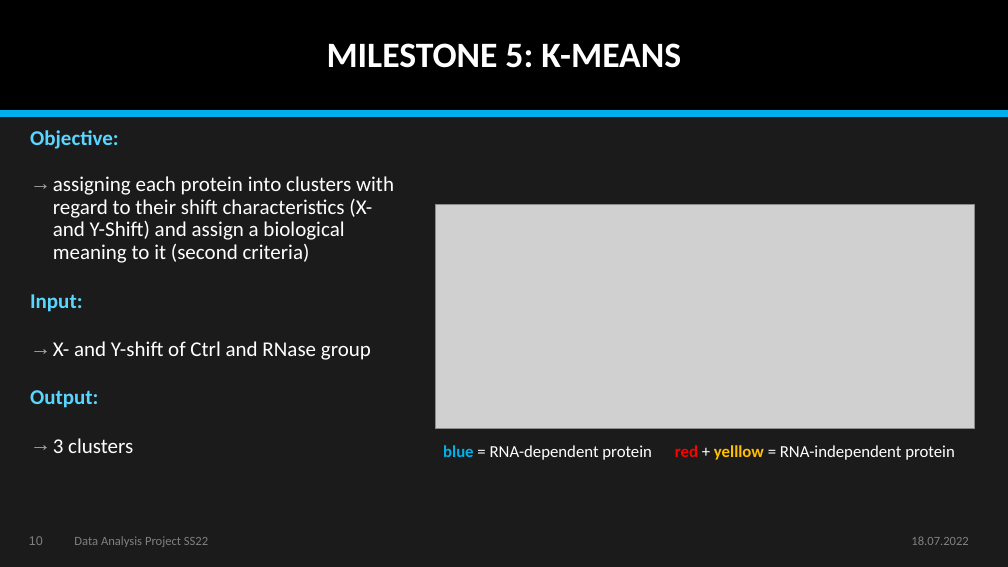
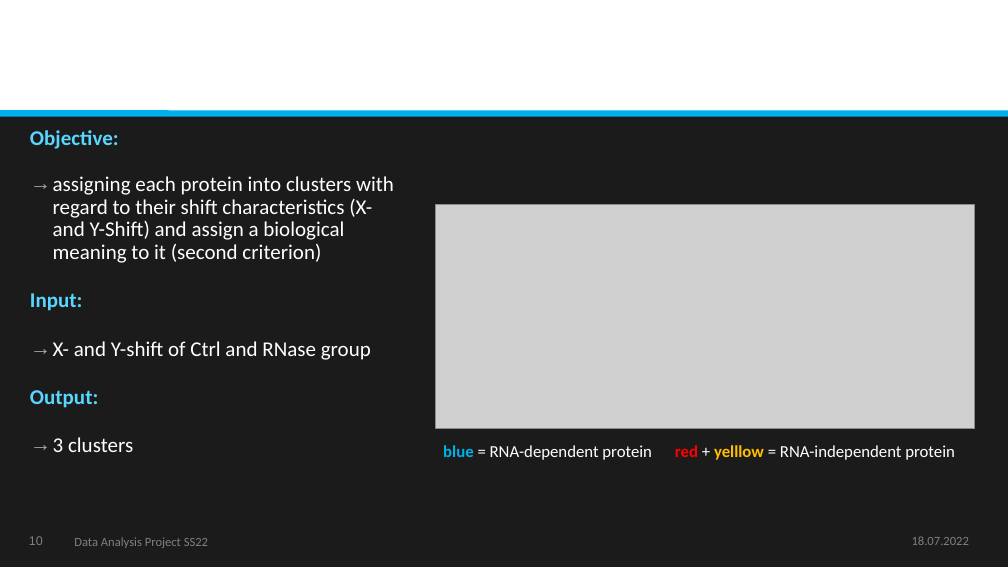
Before and after one commit to datascience-mobi-2022/2022-topic-03-team-04, a slide deck: slide 10 of final/Data Analysis Project SS22_Final Presentation_Topic 3_Team 4.pptx. Drawn at 1008x567 pixels with LibreOffice and Linux fonts; fonts in the diff are those of the drawing; grey boxes stand for pictures. Boxes give left, top, right and bottom in pixels: in the first picture for what was removed or moved away, otherwise in the second. Text is boxed around its words. In the diff, an @@ line names an element or a change of style, - is before the commit and + after.

Commit message:
Presentation Spelling Check

```diff
--- a/final/Data Analysis Project SS22_Final Presentation_Topic 3_Team 4.pptx
+++ b/final/Data Analysis Project SS22_Final Presentation_Topic 3_Team 4.pptx
@@ rectangle at (x1=0, y1=0, x2=1008, y2=113): fill #000000 to #FFFFFF @@
@@ title removed at (x1=327, y1=43, x2=681, y2=68) @@
-MILESTONE 5: K-MEANS
@@ text at (x1=53, y1=176, x2=394, y2=263): text changed @@
-→ assigning each protein into clusters with regard to their shift characteristics (X- and Y-Shift) and assign a biological meaning to it (second criteria)
+→ assigning each protein into clusters with regard to their shift characteristics (X- and Y-Shift) and assign a biological meaning to it (second criterion)
```
Also in this commit, not shown: 14 other slides changed, 6 other files.
